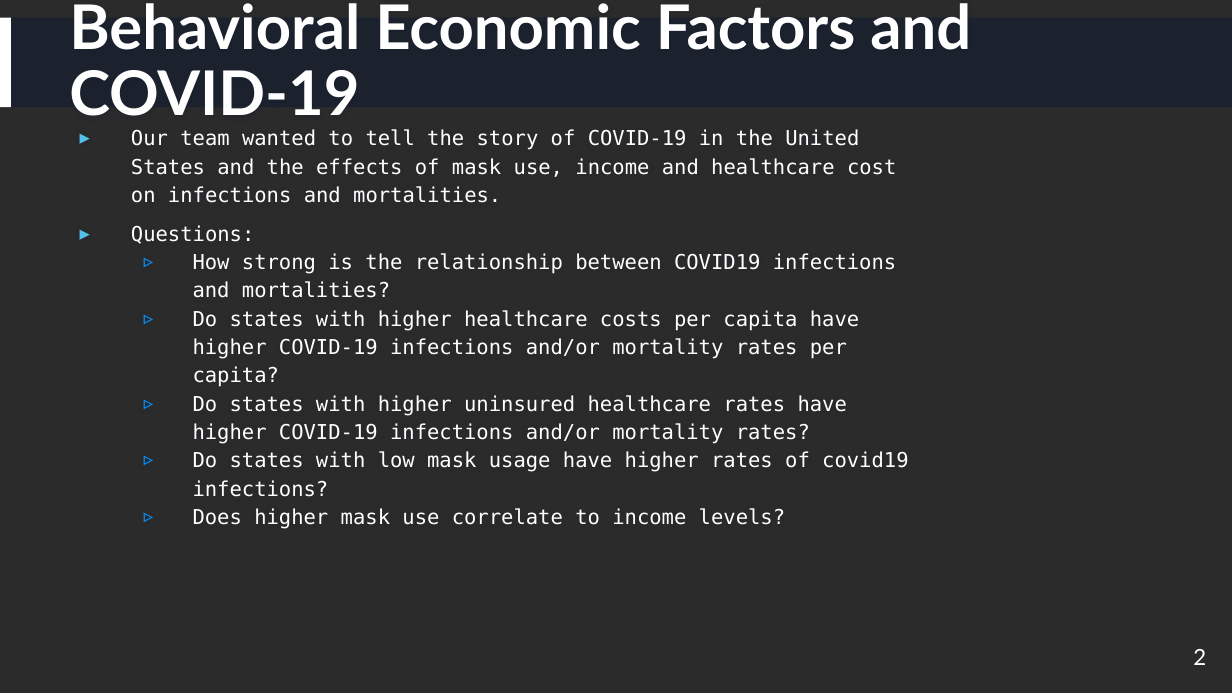
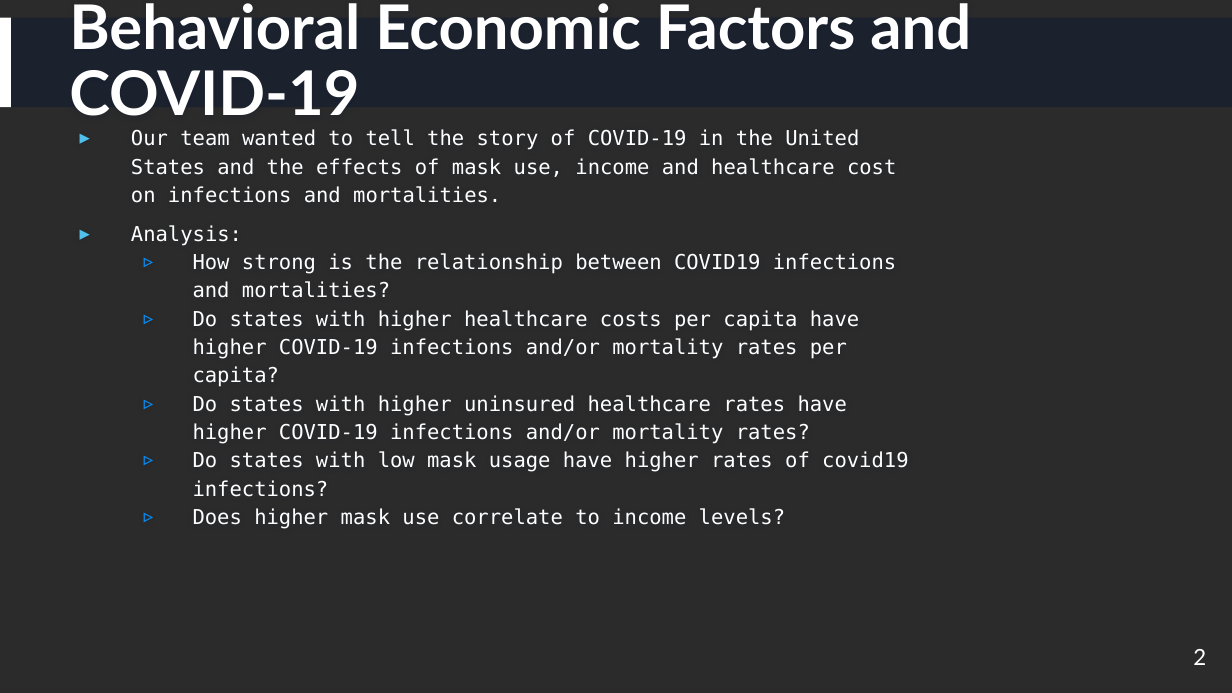
Before and after one commit to havyjavy/Healthcare-and-Covid-19, a slide deck: slide 2 of Behavioral_Economic_Factors_and_COVID-19.pptx. Drawn at 1232x693 pixels with LibreOffice and Linux fonts; fonts in the diff are those of the drawing; background and template pictures are left out; a plain dark background stands for a picture behind light text. Boxes give left, top, right and bottom in pixels: in the first picture for what was removed or moved away, otherwise in the second. Text is boxed around its words. In the diff, an @@ line names an element or a change of style, - is before the commit and + after.

```diff
--- a/Behavioral_Economic_Factors_and_COVID-19.pptx
+++ b/Behavioral_Economic_Factors_and_COVID-19.pptx
@@ text at <box>131,225,242,246</box>: text changed @@
-▸ Questions:
+▸ Analysis:
```
Also in this commit, not shown: 2 other slides changed, 2 slides added, 1 other file.
